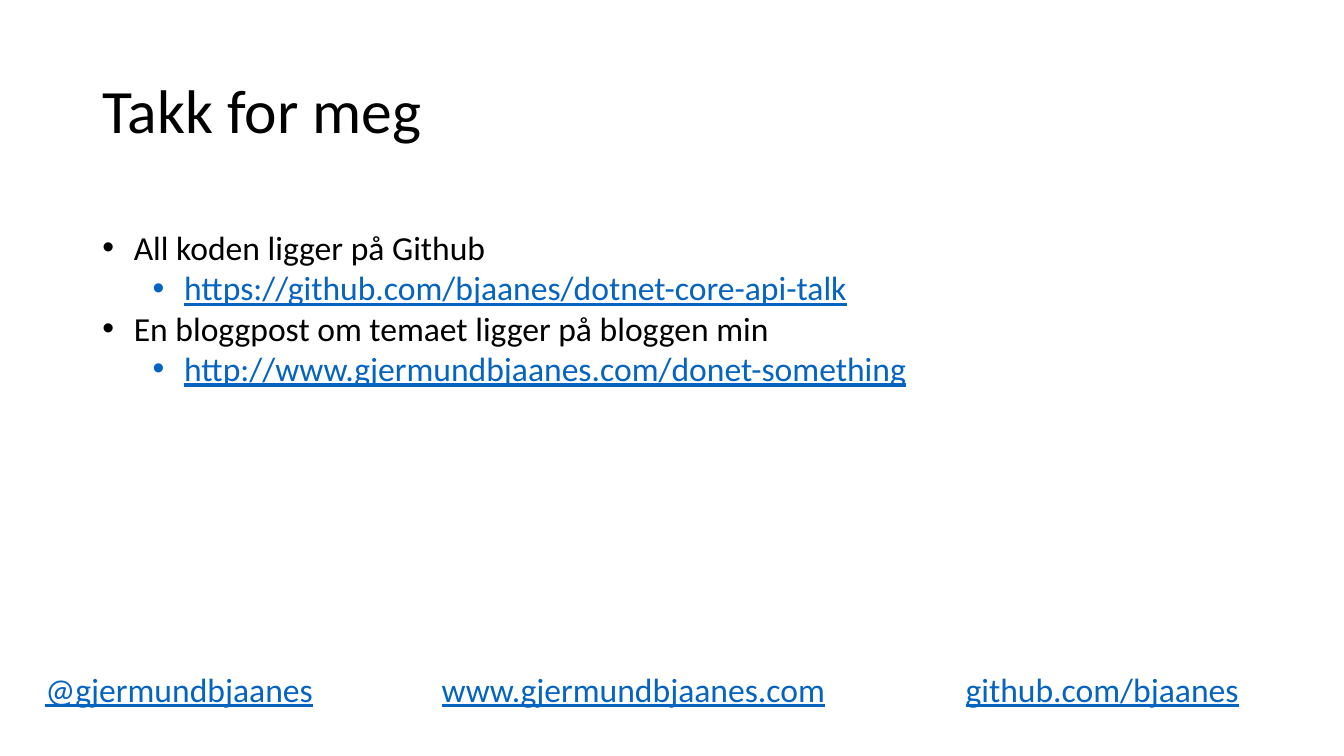
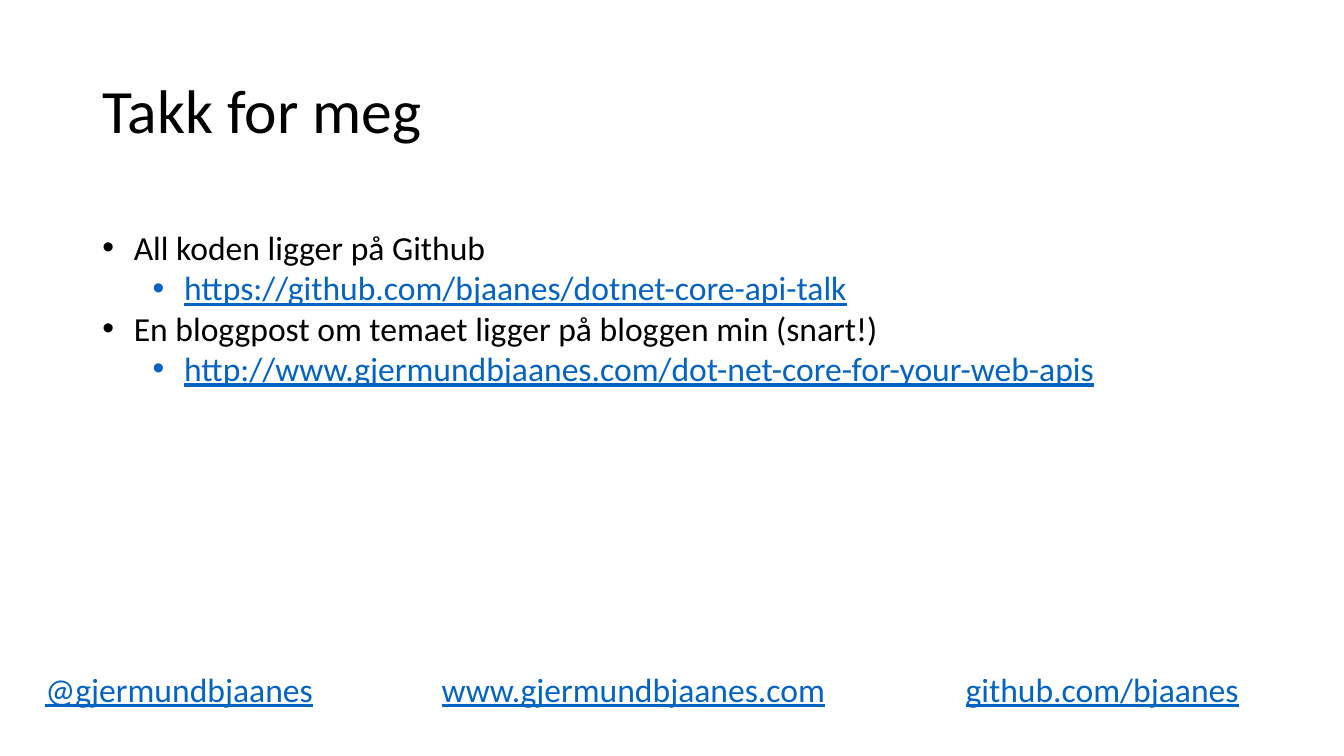
Before and after one commit to gjermundgaraba/dotnet-core-api-talk, a slide deck: slide 20 of dotnet-core-foredrag.pptx. Drawn at 1344x756 pixels with LibreOffice and Linux fonts; fonts in the diff are those of the drawing. Boxes give left, top, right and bottom in pixels: in the first picture for what was removed or moved away, otherwise in the second. Text is boxed around its words. In the diff, an @@ line names an element or a change of style, - is before the commit and + after.

```diff
--- a/dotnet-core-foredrag.pptx
+++ b/dotnet-core-foredrag.pptx
@@ text at bbox=[134, 316, 1094, 387]: text changed @@
-• En bloggpost om temaet ligger på bloggen min
-  • http://www.gjermundbjaanes.com/donet-something
+• En bloggpost om temaet ligger på bloggen min (snart!)
+  • http://www.gjermundbjaanes.com/dot-net-core-for-your-web-apis
```
Also in this commit, not shown: 1 other slide changed.
